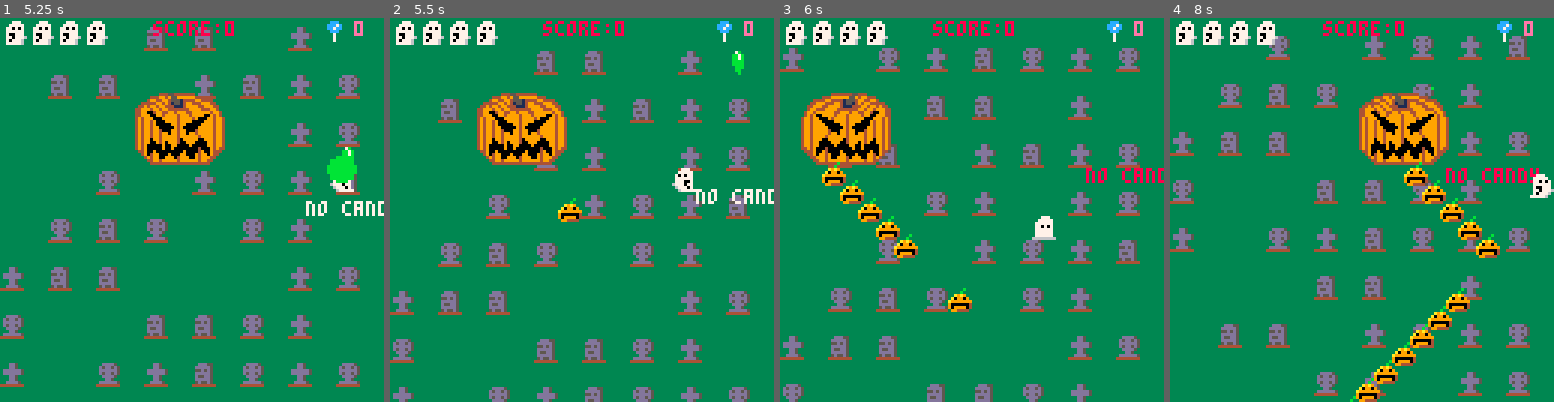
Above: before the commit, frames 1-4 (left to right).
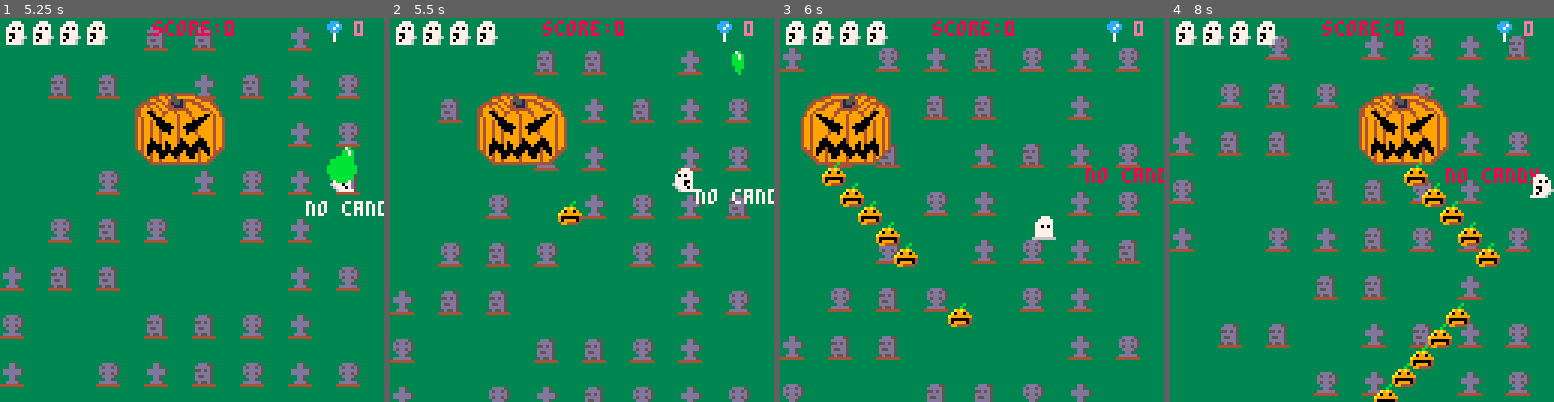
Above: after the commit, the same moments.

Repository: st0k3r/specter_deflector
Game: PICO-8 cartridge specter_deflector.p8
The game is run twice, just before and just after one commit, with the same random seed, the same clock (stepped at 60 frames per second) and the same inputs.
Inputs:
- Up to frame 1 (5.25 s): tap X (X key) at 0.33, 1.07, 1.85, 2.97, 4.08, 5.2 s; tap O (Z key) at 0.7, 1.7, 2.1, 2.5, 2.9, 3.3, 3.7, 4.1, 4.5, 4.9 s; hold Right 1.6-2.1 s; hold Up 2.15-2.42 s; hold Right 2.47-3.03 s; hold Left 3.08-3.58 s; hold Down 3.63-3.97 s; hold Right 4.02-4.68 s; hold Up 4.73-5.03 s; hold Left from 5.08 s (still down)
- Up to frame 2 (5.5 s): keep holding Left; tap O (Z key) at 5.3 s
- Up to frame 3 (6 s): release Left at 5.68 s; tap O (Z key) at 5.7 s; hold Down from 5.73 s (still down)
- Up to frame 4 (8 s): release Down at 6.03 s; hold Right 6.08-6.58 s; tap O (Z key) every 0.4 s from 6.1 to 7.7 s; tap X (X key) at 6.32, 7.43 s; hold Right 6.63-7.13 s; hold Up 7.18-7.45 s; hold Right from 7.5 s (still down)

Frame 1 is identical in both runs. In frame 2, 0.3% of the frame differs, in the area x 43-50%, y 46-54%; in frame 3, 1.7%; in frame 4, 3.7%, in the area x 46-86%, y 42-100%.

Commit message:
Implemented boss phase 4

Diff:
--- a/main.lua
+++ b/main.lua
@@ -1746,7 +1746,7 @@
 	end
 	if t%30>3 then
 		if t%3==0 then
-			fire(creature,0,2)
+			fire(creature,0,2.25)
 		end
 	end
 
@@ -1810,6 +1810,7 @@
 
 	if creature.phbegin+8*30<t then
 		creature.mission="boss_4"
+		creature.subphase=1
 		creature.phbegin=t
 	end
 	move(creature)
@@ -1817,11 +1818,47 @@
 
 --boss mission 4
 function boss_4(creature)
-	debug="boss_4"
-	if creature.phbegin+8*30<t then
-		creature.mission="boss_1"
-		creature.phbegin=t
-	end
+	local spd=1.5
+
+	if creature.subphase==1 then
+		creature.sx=spd
+		if creature.x>=91 then
+			creature.subphase=2
+		end
+	elseif creature.subphase==2 then
+		creature.sx=0
+		creature.sy=spd
+		if creature.y>=100 then
+			creature.subphase=3
+		end
+	elseif creature.subphase==3 then
+		creature.sx=-spd
+		creature.sy=0
+		if creature.x<=4 then
+			creature.subphase=4
+		end
+	elseif creature.subphase==4 then
+		creature.sx=0
+		creature.sy=-spd
+		if creature.y<=25 then
+			creature.mission="boss_1"
+			creature.phbegin=t
+			creature.sy=0
+		end
+	end
+
+	if t%12==0 then
+		if creature.subphase==1 then
+			fire(creature,0,2)
+		elseif creature.subphase==2 then
+			fire(creature,0.25,2)
+		elseif creature.subphase==3 then
+			fire(creature,0.5,2)
+		elseif creature.subphase==4 then
+			fire(creature,0.75,2)
+		end
+	end
+	move(creature)
 end
 
 --boss mission 5
